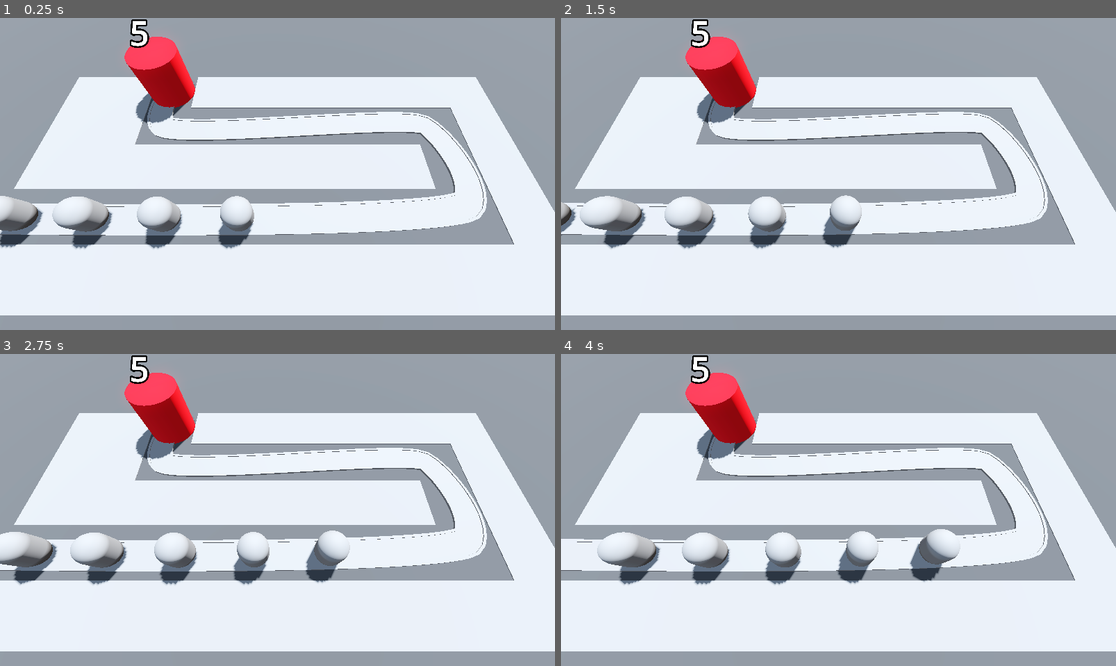
Above: before the commit, frames 1-4 (two rows, left to right).
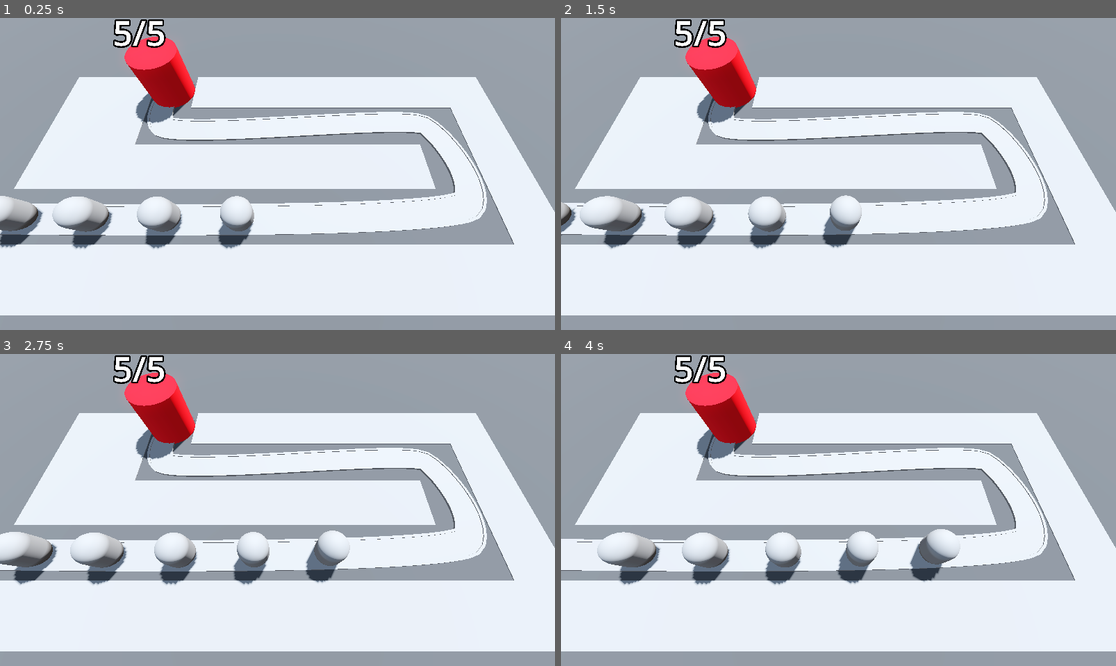
Above: after the commit, the same moments.

Repository: pyxn/godot-barbarian-blaster
Game: Godot game, scene res://Scenes/BaseLevel.tscn
Two runs of this game, one before a commit and one after it. Both use one fixed random seed, a clock stepped at 60 frames per second and the inputs below.
Inputs:
- Up to frame 1 (0.25 s): no input
- Up to frame 2 (1.5 s): no input
- Up to frame 3 (2.75 s): no input
- Up to frame 4 (4 s): no input

The runs differ from the first frame. In frame 1, 0.6% of the frame differs, in the area x 20-30%, y 0-10%; in frame 2, 0.6%; in frame 3, 0.6%; in frame 4, 0.6%.

Commit message:
41/Text, Strings and Colors

Diff:
--- a/Scenes/Base/Base.gd
+++ b/Scenes/Base/Base.gd
@@ -5,7 +5,11 @@
 var current_health: int:
 	set(health_in):
 		current_health = health_in
-		label_3d.text = str(current_health)
+		label_3d.text = str(current_health) + "/" + str(max_health)
+		var red: Color = Color.RED
+		var white: Color = Color.WHITE
+		var color_weight: float = float(current_health) / float(max_health)
+		label_3d.modulate = red.lerp(white, color_weight)
 		if current_health < 1:
 			get_tree().reload_current_scene()
 
